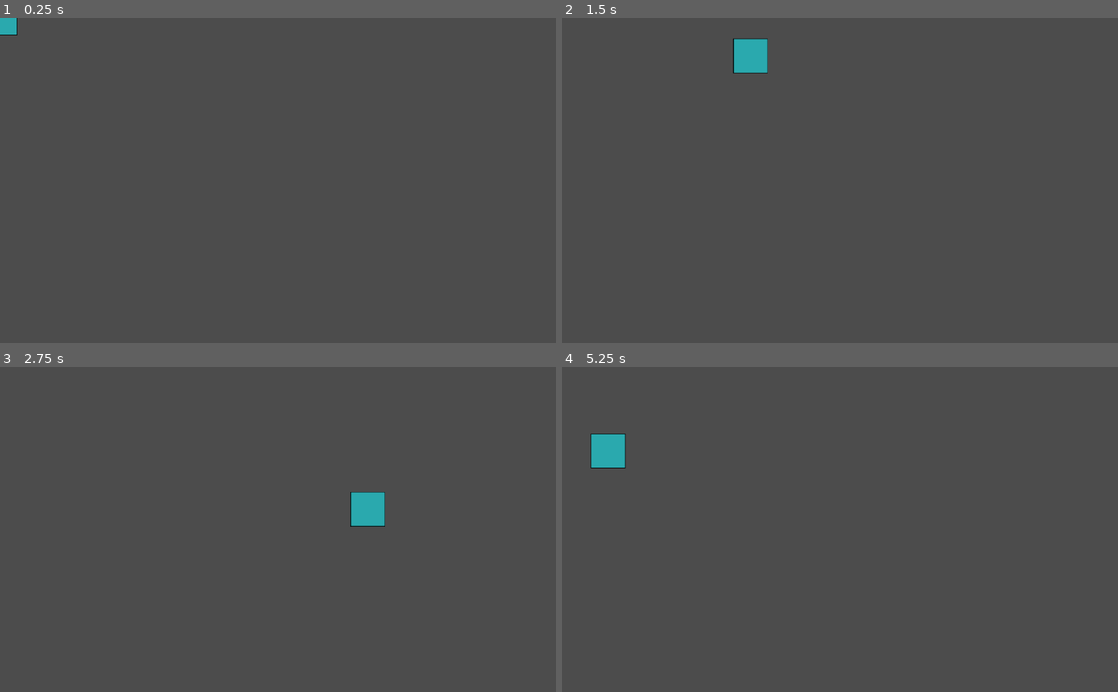
Above: before the commit, frames 1-4 (two rows, left to right).
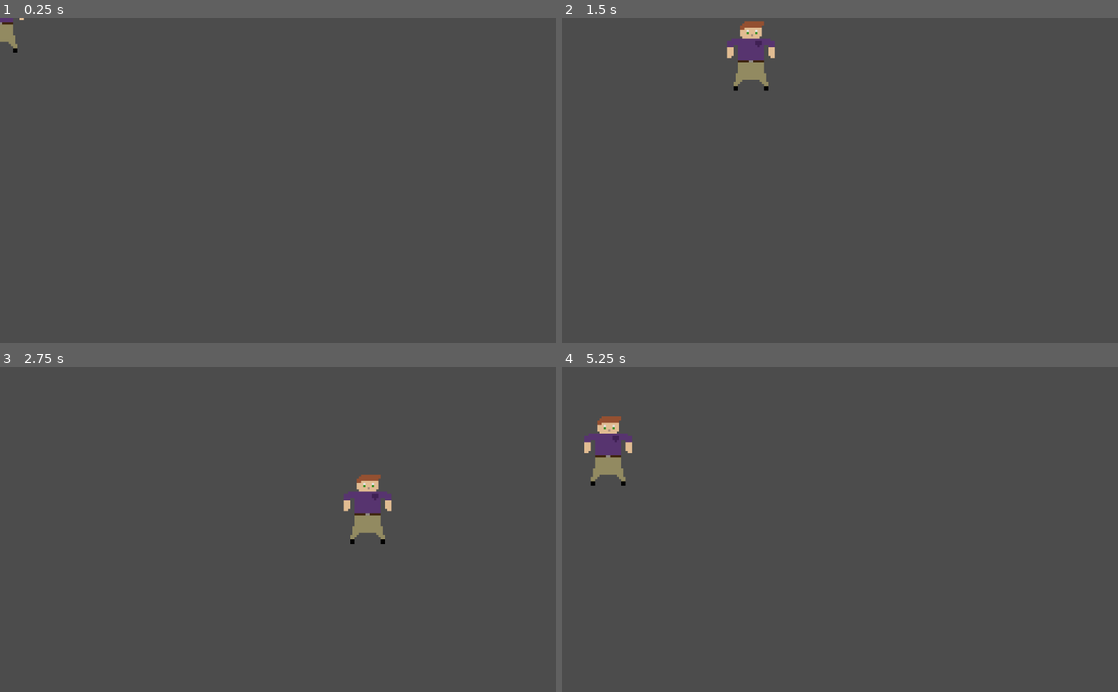
Above: after the commit, the same moments.

Repository: MolisStamatis/CorporateCombat
Game: Godot game, scene res://JohnBusiness.tscn
Same seed, same stepped clock (60 frames per second), same inputs: the game is played once before the commit and once after it. Before the commit the project has no main scene; this scene is started directly in both runs.
Inputs:
- Up to frame 1 (0.25 s): no input
- Up to frame 2 (1.5 s): tap Enter at 0.5 s; hold D (Right) 0.53-1.28 s; hold Shift (Dash) 0.53-1.28 s; hold S (Down) from 1.28 s (still down); tap Shift (Dash) at 1.35 s
- Up to frame 3 (2.75 s): release S (Down) at 2.03 s; hold D (Right) from 2.03 s (still down); hold Shift (Dash) from 2.03 s (still down)
- Up to frame 4 (5.25 s): release D (Right) at 2.78 s; release Shift (Dash) at 2.78 s; hold W (Up) 2.78-3.53 s; tap Shift (Dash) at 2.85, 4.35 s; hold Shift (Dash) 3.53-4.28 s; hold A (Left) 3.53-5.03 s; hold S (Down) from 5.03 s (still down); hold Shift (Dash) from 5.03 s (still down)

The runs differ from the first frame. In frame 1, 0.3% of the frame differs, in the area x 0-5%, y 0-11%; in frame 2, 1.2%, in the area x 29-39%, y 1-23%; in frame 3, 1.2%; in frame 4, 1.2%.

Commit message:
Changed Sprite And Added Bootsplash

Diff:
--- a/JohnBusiness.tscn
+++ b/JohnBusiness.tscn
@@ -1,7 +1,7 @@
 [gd_scene load_steps=5 format=2]
 
 [ext_resource path="res://Code/JohnBuisness/JohnBusiness.gd" type="Script" id=1]
-[ext_resource path="res://Art/JohnBuisness/proto.png" type="Texture" id=2]
+[ext_resource path="res://Art/JohnBuisness/proto2.png" type="Texture" id=2]
 
 [sub_resource type="SpriteFrames" id=1]
 animations = [ {
@@ -12,16 +12,15 @@
 } ]
 
 [sub_resource type="RectangleShape2D" id=2]
-extents = Vector2( 32, 32 )
+extents = Vector2( 44, 64.5 )
 
 [node name="JohnBusiness" type="KinematicBody2D"]
 script = ExtResource( 1 )
-__meta__ = {
-"_edit_group_": true
-}
 
 [node name="Art" type="AnimatedSprite" parent="."]
+scale = Vector2( 4, 4 )
 frames = SubResource( 1 )
 
 [node name="Hitbox" type="CollisionShape2D" parent="."]
+position = Vector2( 0, 0.5 )
 shape = SubResource( 2 )
--- a/project.godot
+++ b/project.godot
@@ -11,7 +11,10 @@
 [application]
 
 config/name="CorporateCombat"
-config/icon="res://icon.png"
+run/main_scene="res://JohnBusiness.tscn"
+boot_splash/image="res://Art/bootsplash.png"
+boot_splash/bg_color=Color( 0.0313726, 0, 0.329412, 1 )
+config/icon="res://Art/JohnBuisness/proto2.png"
 
 [gui]
 
Binary file added: Art/JohnBuisness/proto2.png
Not shown, added: Art/JohnBuisness/proto2.png.import
Binary file added: Art/bootsplash.png
Not shown, added: Art/bootsplash.png.import
